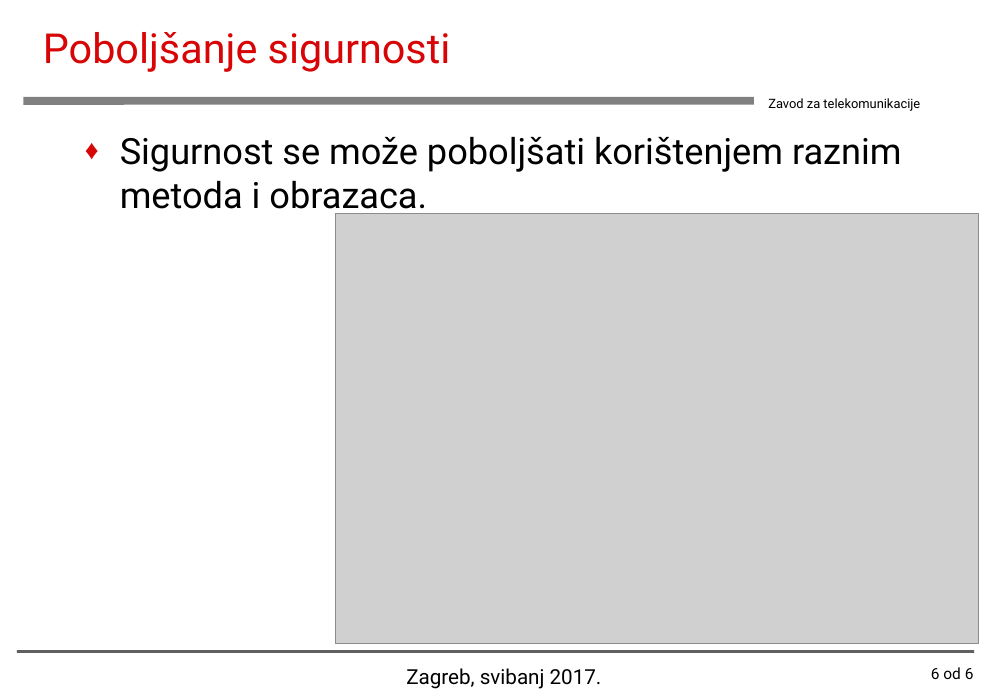
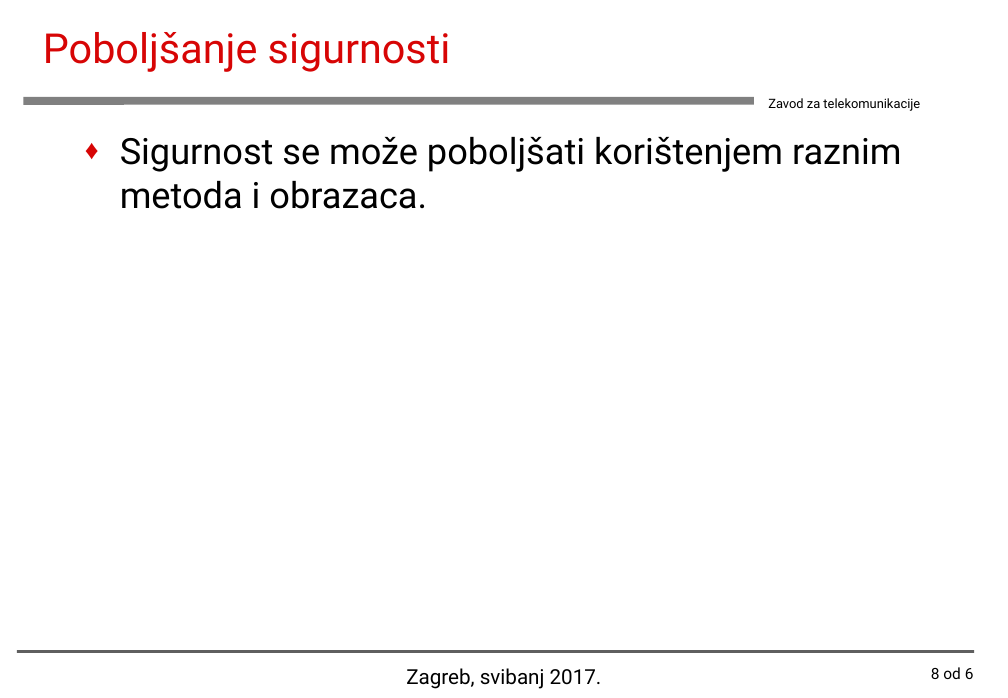
Before and after one commit to MatejVukosav/Security-in-Android-operating-system, a slide deck: slide 8 of Matej_Vukosav_Diplomski_Seminar[2017].ppt (slide 6 before the commit). Drawn at 1008x698 pixels with LibreOffice and Linux fonts; fonts in the diff are those of the drawing; grey boxes stand for pictures; background and template pictures are left out. Boxes give left, top, right and bottom in pixels: in the first picture for what was removed or moved away, otherwise in the second. Text is boxed around its words. In the diff, an @@ line names an element or a change of style, - is before the commit and + after.

```diff
--- a/Matej_Vukosav_Diplomski_Seminar[2017].ppt
+++ b/Matej_Vukosav_Diplomski_Seminar[2017].ppt
@@ picture removed at (x1=336, y1=214, x2=978, y2=643) @@
@@ page number at (x1=931, y1=667, x2=974, y2=679): text changed @@
-6 od 6
+8 od 6
```
Also in this commit, not shown: 5 other slides changed, 4 slides added, 3 other files.
